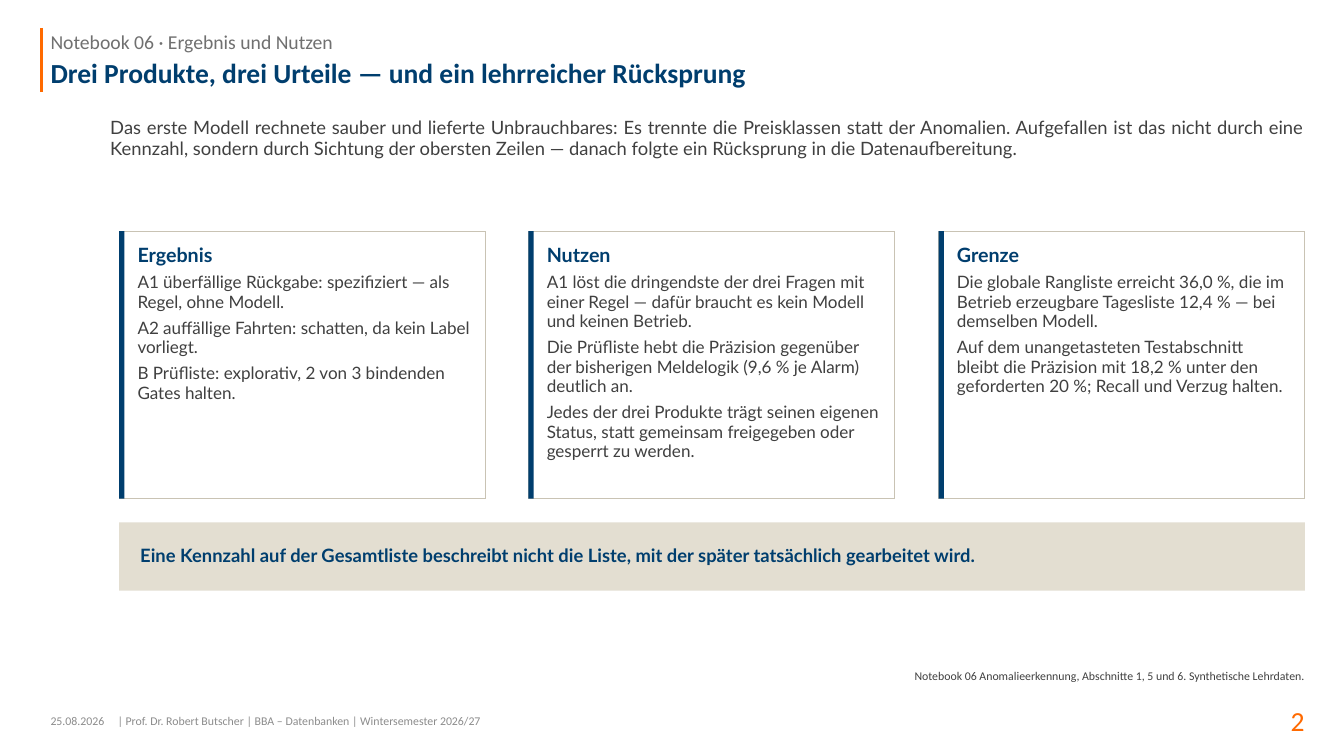
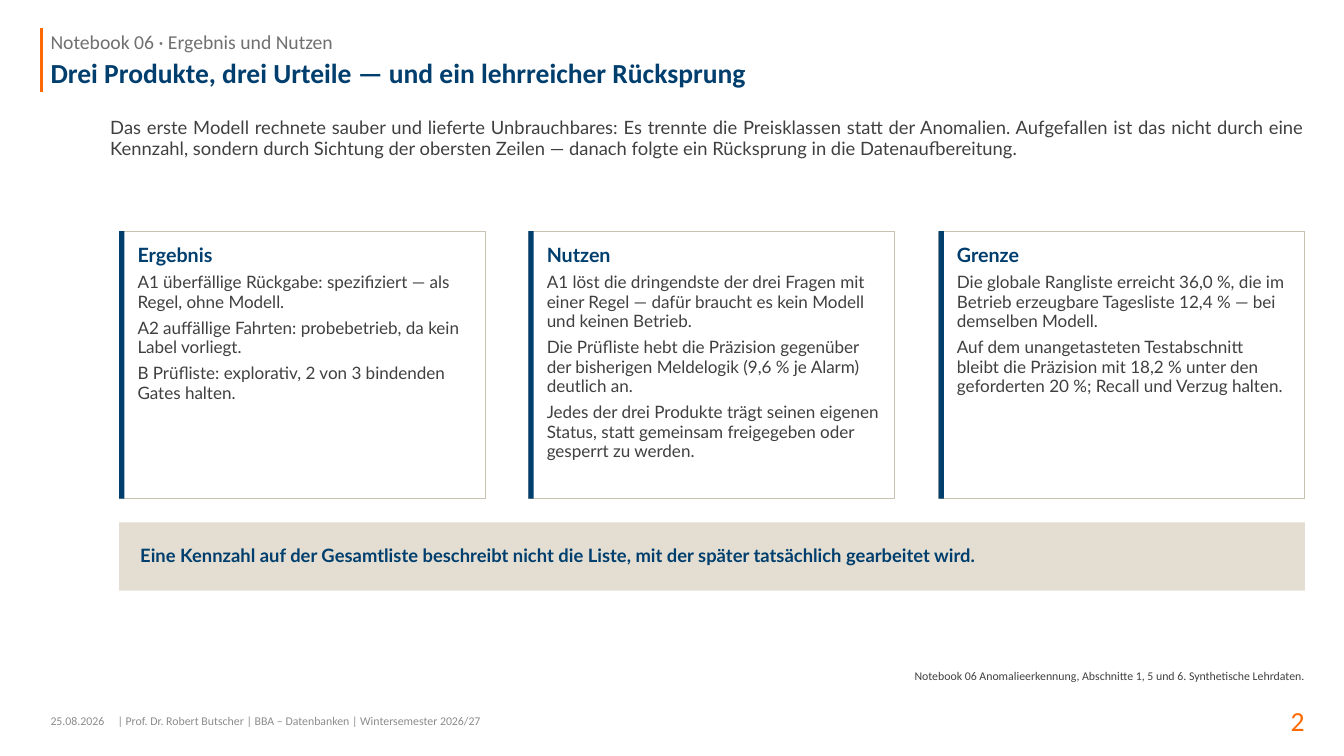
Before and after one commit to swrobuts/velocity-fallstudie, a slide deck: slide 2 of slides/usecases/06_Anomalien.pptx. Drawn at 1344x756 pixels with LibreOffice and Linux fonts; fonts in the diff are those of the drawing. Boxes give left, top, right and bottom in pixels: in the first picture for what was removed or moved away, otherwise in the second. Text is boxed around its words. In the diff, an @@ line names an element or a change of style, - is before the commit and + after.

```diff
--- a/slides/usecases/06_Anomalien.pptx
+++ b/slides/usecases/06_Anomalien.pptx
@@ text at (x1=138, y1=321, x2=459, y2=356): text changed @@
-A2 auffällige Fahrten: schatten, da kein Label vorliegt.
+A2 auffällige Fahrten: probebetrieb, da kein Label vorliegt.
```
Also in this commit, not shown: 17 other files.
